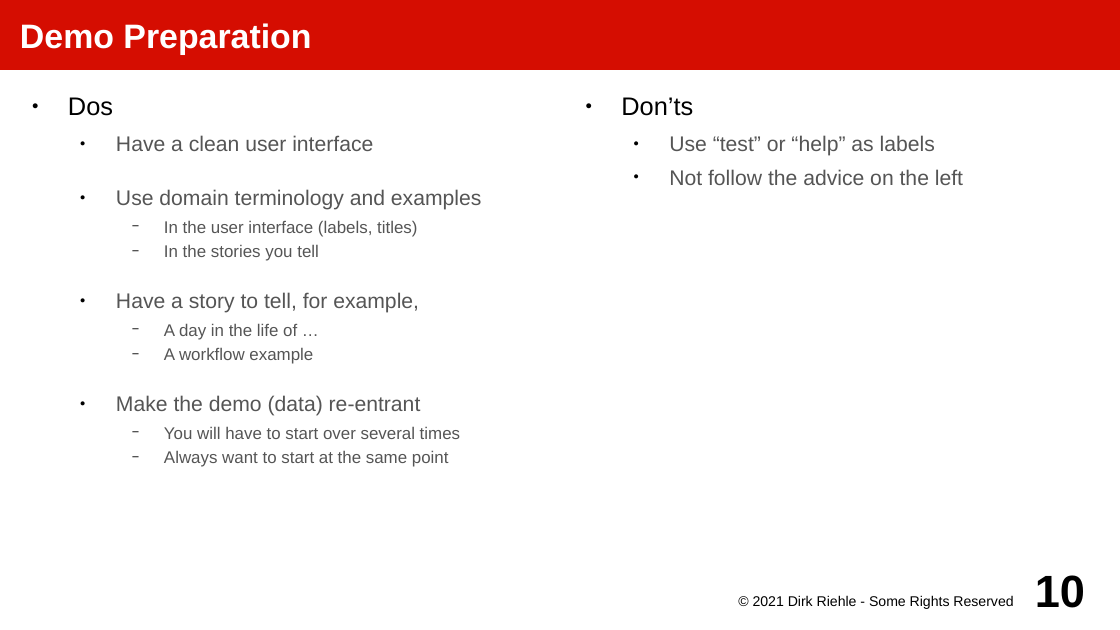
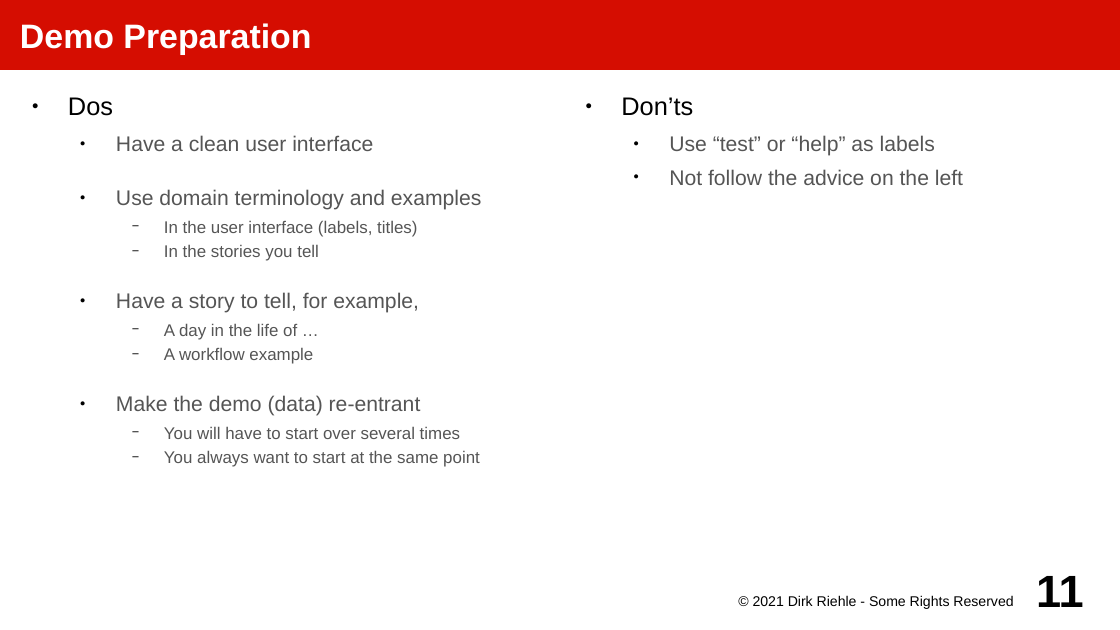
Before and after one commit to dirkriehle/amos-course, a slide deck: slide 11 of Lecture slides/AMOS H01 - Demo Day Preparation.odp (slide 10 before the commit). Drawn at 1120x630 pixels with LibreOffice and Linux fonts; fonts in the diff are those of the drawing. Boxes give left, top, right and bottom in pixels: in the first picture for what was removed or moved away, otherwise in the second. Text is boxed around its words. In the diff, an @@ line names an element or a change of style, - is before the commit and + after.

Commit message:
Updated demo day information

```diff
--- a/Lecture slides/AMOS H01 - Demo Day Preparation.odp
+++ b/Lecture slides/AMOS H01 - Demo Day Preparation.odp
@@ text at (164,450,480,467): text changed @@
-    − Always want to start at the same point
+    − You always want to start at the same point
@@ page number at (1036,576,1084,607): text changed @@
-10
+11
```
Also in this commit, not shown: 2 other slides changed, 1 slide added, 1 other file.
